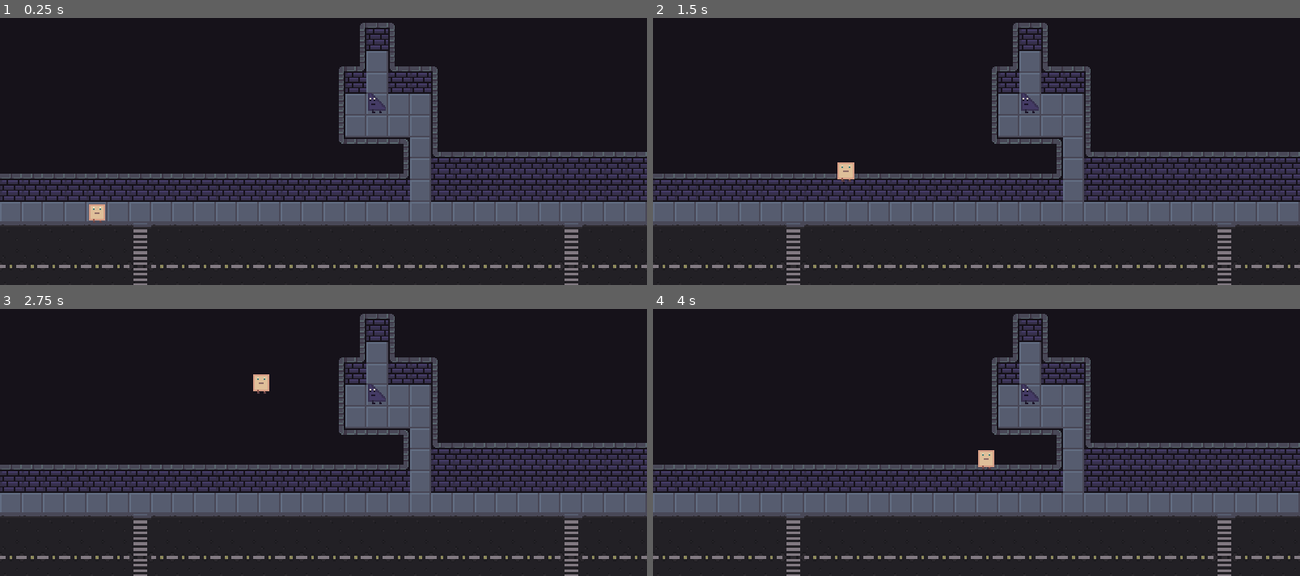
Above: before the commit, frames 1-4 (two rows, left to right).
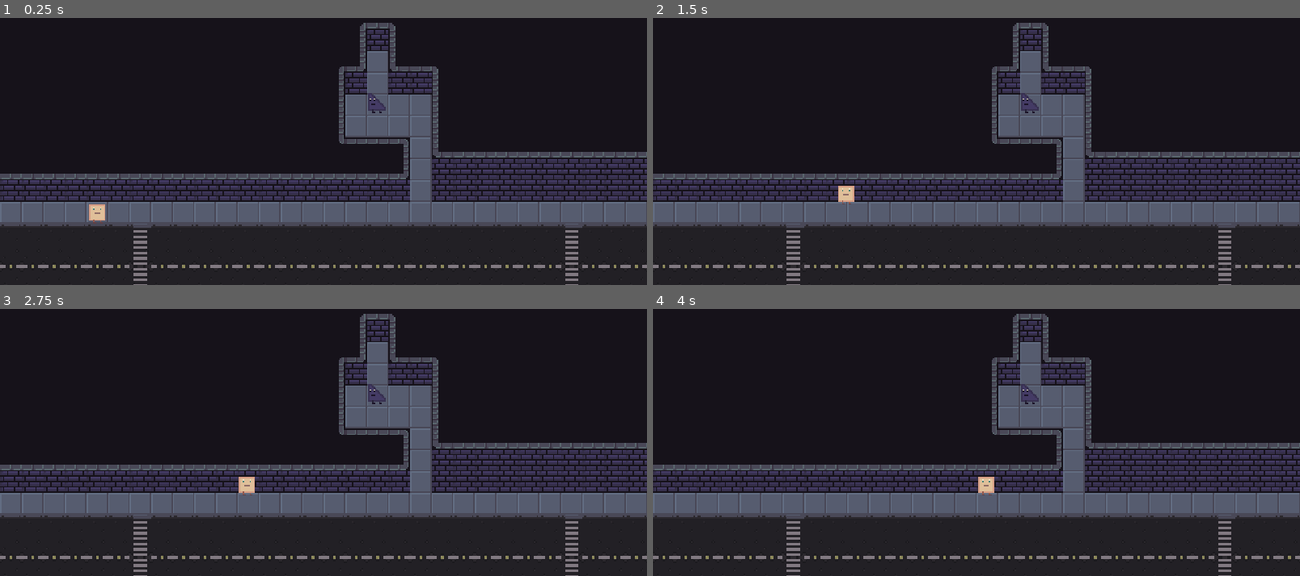
Above: after the commit, the same moments.

Repository: timstapl/gwj-flatland
Game: Godot game, scene res://Sandbox.tscn
Same seed, same stepped clock (60 frames per second), same inputs: the game is played once before the commit and once after it. The project has no main scene, so this scene is started directly.
Inputs (mouse positions are in pixels of both pictures, inside the frame that each line leads up to):
- Up to frame 1 (0.25 s): no input
- Up to frame 2 (1.5 s): tap Enter at 0.5 s; move the mouse to (1118, 84) at 0.52 s; click (1118, 84) at 0.67 s; move the mouse to (847, 122) at 1.27 s; click (847, 122) at 1.42 s
- Up to frame 3 (2.75 s): move the mouse to (388, 314) at 2.02 s; click (388, 314) at 2.17 s
- Up to frame 4 (4 s): move the mouse to (944, 466) at 2.77 s; click (944, 466) at 2.92 s; move the mouse to (1170, 447) at 3.52 s; click (1170, 447) at 3.67 s

The runs differ from the first frame. In frame 1, 2.6% of the frame differs, in the area x 0-100%, y 1-100%; in frame 2, 2.9%; in frame 3, 2.9%; in frame 4, 2.9%.

Commit message:
fix some collision issues

Diff:
--- a/Sandbox.tscn
+++ b/Sandbox.tscn
@@ -1,9 +1,51 @@
-[gd_scene load_steps=6 format=2]
+[gd_scene load_steps=20 format=2]
 
 [ext_resource path="res://Player/Player.tscn" type="PackedScene" id=1]
 [ext_resource path="res://Triad/Triad.tscn" type="PackedScene" id=2]
 [ext_resource path="res://Tilesets/Exterior_01.png" type="Texture" id=3]
 [ext_resource path="res://Sandbox.gd" type="Script" id=4]
+
+[sub_resource type="ConvexPolygonShape2D" id=2]
+points = PoolVector2Array( 0, 0, 16, 0, 16, 16, 0, 16 )
+
+[sub_resource type="ConvexPolygonShape2D" id=3]
+points = PoolVector2Array( 0, 0, 16, 0, 16, 16, 0, 16 )
+
+[sub_resource type="ConvexPolygonShape2D" id=4]
+points = PoolVector2Array( 0, 0, 16, 0, 16, 16, 0, 16 )
+
+[sub_resource type="ConvexPolygonShape2D" id=5]
+points = PoolVector2Array( 0, 0, 16, 0, 16, 16, 0, 16 )
+
+[sub_resource type="ConvexPolygonShape2D" id=14]
+points = PoolVector2Array( 0, 0, 16, 0, 16, 3.91044, 0, 4.0226 )
+
+[sub_resource type="ConvexPolygonShape2D" id=6]
+points = PoolVector2Array( 0, 0, 16, 0, 16, 16, 0, 16 )
+
+[sub_resource type="ConvexPolygonShape2D" id=7]
+points = PoolVector2Array( 0, 0, 16, 0, 16, 16, 0, 16 )
+
+[sub_resource type="ConvexPolygonShape2D" id=8]
+points = PoolVector2Array( 0, 0, 16, 0, 16, 16, 0, 16 )
+
+[sub_resource type="ConvexPolygonShape2D" id=9]
+points = PoolVector2Array( 0, 0, 16, 0, 16, 16, 0, 16 )
+
+[sub_resource type="ConvexPolygonShape2D" id=10]
+points = PoolVector2Array( 0, 0, 16, 0, 16, 16, 0, 16 )
+
+[sub_resource type="ConvexPolygonShape2D" id=11]
+points = PoolVector2Array( 0, 0, 16, 0, 16, 16, 0, 16 )
+
+[sub_resource type="ConvexPolygonShape2D" id=15]
+points = PoolVector2Array( 0, 0, 16, 0, 16, 16, 0, 16 )
+
+[sub_resource type="ConvexPolygonShape2D" id=12]
+points = PoolVector2Array( 0, 0, 16, 0, 16, 16, 0, 16 )
+
+[sub_resource type="ConvexPolygonShape2D" id=13]
+points = PoolVector2Array( 0, 0, 16, 0, 16, 16, 0, 16 )
 
 [sub_resource type="TileSet" id=1]
 0/name = "Exterior_01.png 0"
@@ -30,9 +72,16 @@
 1/navigation_offset = Vector2( 0, 0 )
 1/shape_offset = Vector2( 0, 0 )
 1/shape_transform = Transform2D( 1, 0, 0, 1, 0, 0 )
+1/shape = SubResource( 2 )
 1/shape_one_way = false
-1/shape_one_way_margin = 0.0
-1/shapes = [  ]
+1/shape_one_way_margin = 1.0
+1/shapes = [ {
+"autotile_coord": Vector2( 0, 0 ),
+"one_way": false,
+"one_way_margin": 1.0,
+"shape": SubResource( 2 ),
+"shape_transform": Transform2D( 1, 0, 0, 1, 0, 0 )
+} ]
 1/z_index = 0
 2/name = "Exterior_01.png 2"
 2/texture = ExtResource( 3 )
@@ -44,9 +93,16 @@
 2/navigation_offset = Vector2( 0, 0 )
 2/shape_offset = Vector2( 0, 0 )
 2/shape_transform = Transform2D( 1, 0, 0, 1, 0, 0 )
+2/shape = SubResource( 14 )
 2/shape_one_way = false
-2/shape_one_way_margin = 0.0
-2/shapes = [  ]
+2/shape_one_way_margin = 1.0
+2/shapes = [ {
+"autotile_coord": Vector2( 0, 0 ),
+"one_way": false,
+"one_way_margin": 1.0,
+"shape": SubResource( 14 ),
+"shape_transform": Transform2D( 1, 0, 0, 1, 0, 0 )
+} ]
 2/z_index = 0
 3/name = "Exterior_01.png 3"
 3/texture = ExtResource( 3 )
@@ -58,9 +114,16 @@
 3/navigation_offset = Vector2( 0, 0 )
 3/shape_offset = Vector2( 0, 0 )
 3/shape_transform = Transform2D( 1, 0, 0, 1, 0, 0 )
+3/shape = SubResource( 6 )
 3/shape_one_way = false
-3/shape_one_way_margin = 0.0
-3/shapes = [  ]
+3/shape_one_way_margin = 1.0
+3/shapes = [ {
+"autotile_coord": Vector2( 0, 0 ),
+"one_way": false,
+"one_way_margin": 1.0,
+"shape": SubResource( 6 ),
+"shape_transform": Transform2D( 1, 0, 0, 1, 0, 0 )
+} ]
 3/z_index = 0
 4/name = "Exterior_01.png 4"
 4/texture = ExtResource( 3 )
@@ -72,9 +135,16 @@
 4/navigation_offset = Vector2( 0, 0 )
 4/shape_offset = Vector2( 0, 0 )
 4/shape_transform = Transform2D( 1, 0, 0, 1, 0, 0 )
+4/shape = SubResource( 9 )
 4/shape_one_way = false
-4/shape_one_way_margin = 0.0
-4/shapes = [  ]
+4/shape_one_way_margin = 1.0
+4/shapes = [ {
+"autotile_coord": Vector2( 0, 0 ),
+"one_way": false,
+"one_way_margin": 1.0,
+"shape": SubResource( 9 ),
+"shape_transform": Transform2D( 1, 0, 0, 1, 0, 0 )
+} ]
 4/z_index = 0
 5/name = "Exterior_01.png 5"
 5/texture = ExtResource( 3 )
@@ -86,9 +156,16 @@
 5/navigation_offset = Vector2( 0, 0 )
 5/shape_offset = Vector2( 0, 0 )
 5/shape_transform = Transform2D( 1, 0, 0, 1, 0, 0 )
+5/shape = SubResource( 10 )
 5/shape_one_way = false
-5/shape_one_way_margin = 0.0
-5/shapes = [  ]
+5/shape_one_way_margin = 1.0
+5/shapes = [ {
+"autotile_coord": Vector2( 0, 0 ),
+"one_way": false,
+"one_way_margin": 1.0,
+"shape": SubResource( 10 ),
+"shape_transform": Transform2D( 1, 0, 0, 1, 0, 0 )
+} ]
 5/z_index = 0
 6/name = "Exterior_01.png 6"
 6/texture = ExtResource( 3 )
@@ -100,9 +177,16 @@
 6/navigation_offset = Vector2( 0, 0 )
 6/shape_offset = Vector2( 0, 0 )
 6/shape_transform = Transform2D( 1, 0, 0, 1, 0, 0 )
+6/shape = SubResource( 11 )
 6/shape_one_way = false
-6/shape_one_way_margin = 0.0
-6/shapes = [  ]
+6/shape_one_way_margin = 1.0
+6/shapes = [ {
+"autotile_coord": Vector2( 0, 0 ),
+"one_way": false,
+"one_way_margin": 1.0,
+"shape": SubResource( 11 ),
+"shape_transform": Transform2D( 1, 0, 0, 1, 0, 0 )
+} ]
 6/z_index = 0
 7/name = "Exterior_01.png 7"
 7/texture = ExtResource( 3 )
@@ -114,9 +198,16 @@
 7/navigation_offset = Vector2( 0, 0 )
 7/shape_offset = Vector2( 0, 0 )
 7/shape_transform = Transform2D( 1, 0, 0, 1, 0, 0 )
+7/shape = SubResource( 15 )
 7/shape_one_way = false
-7/shape_one_way_margin = 0.0
-7/shapes = [  ]
+7/shape_one_way_margin = 1.0
+7/shapes = [ {
+"autotile_coord": Vector2( 0, 0 ),
+"one_way": false,
+"one_way_margin": 1.0,
+"shape": SubResource( 15 ),
+"shape_transform": Transform2D( 1, 0, 0, 1, 0, 0 )
+} ]
 7/z_index = 0
 8/name = "Exterior_01.png 8"
 8/texture = ExtResource( 3 )
@@ -128,9 +219,16 @@
 8/navigation_offset = Vector2( 0, 0 )
 8/shape_offset = Vector2( 0, 0 )
 8/shape_transform = Transform2D( 1, 0, 0, 1, 0, 0 )
+8/shape = SubResource( 12 )
 8/shape_one_way = false
-8/shape_one_way_margin = 0.0
-8/shapes = [  ]
+8/shape_one_way_margin = 1.0
+8/shapes = [ {
+"autotile_coord": Vector2( 0, 0 ),
+"one_way": false,
+"one_way_margin": 1.0,
+"shape": SubResource( 12 ),
+"shape_transform": Transform2D( 1, 0, 0, 1, 0, 0 )
+} ]
 8/z_index = 0
 9/name = "Exterior_01.png 9"
 9/texture = ExtResource( 3 )
@@ -142,9 +240,16 @@
 9/navigation_offset = Vector2( 0, 0 )
 9/shape_offset = Vector2( 0, 0 )
 9/shape_transform = Transform2D( 1, 0, 0, 1, 0, 0 )
+9/shape = SubResource( 13 )
 9/shape_one_way = false
-9/shape_one_way_margin = 0.0
-9/shapes = [  ]
+9/shape_one_way_margin = 1.0
+9/shapes = [ {
+"autotile_coord": Vector2( 0, 0 ),
+"one_way": false,
+"one_way_margin": 1.0,
+"shape": SubResource( 13 ),
+"shape_transform": Transform2D( 1, 0, 0, 1, 0, 0 )
+} ]
 9/z_index = 0
 10/name = "Exterior_01.png 10"
 10/texture = ExtResource( 3 )
@@ -156,9 +261,16 @@
 10/navigation_offset = Vector2( 0, 0 )
 10/shape_offset = Vector2( 0, 0 )
 10/shape_transform = Transform2D( 1, 0, 0, 1, 0, 0 )
+10/shape = SubResource( 3 )
 10/shape_one_way = false
-10/shape_one_way_margin = 0.0
-10/shapes = [  ]
+10/shape_one_way_margin = 1.0
+10/shapes = [ {
+"autotile_coord": Vector2( 0, 0 ),
+"one_way": false,
+"one_way_margin": 1.0,
+"shape": SubResource( 3 ),
+"shape_transform": Transform2D( 1, 0, 0, 1, 0, 0 )
+} ]
 10/z_index = 0
 11/name = "Exterior_01.png 11"
 11/texture = ExtResource( 3 )
@@ -170,9 +282,16 @@
 11/navigation_offset = Vector2( 0, 0 )
 11/shape_offset = Vector2( 0, 0 )
 11/shape_transform = Transform2D( 1, 0, 0, 1, 0, 0 )
+11/shape = SubResource( 4 )
 11/shape_one_way = false
-11/shape_one_way_margin = 0.0
-11/shapes = [  ]
+11/shape_one_way_margin = 1.0
+11/shapes = [ {
+"autotile_coord": Vector2( 0, 0 ),
+"one_way": false,
+"one_way_margin": 1.0,
+"shape": SubResource( 4 ),
+"shape_transform": Transform2D( 1, 0, 0, 1, 0, 0 )
+} ]
 11/z_index = 0
 12/name = "Exterior_01.png 12"
 12/texture = ExtResource( 3 )
@@ -184,9 +303,16 @@
 12/navigation_offset = Vector2( 0, 0 )
 12/shape_offset = Vector2( 0, 0 )
 12/shape_transform = Transform2D( 1, 0, 0, 1, 0, 0 )
+12/shape = SubResource( 5 )
 12/shape_one_way = false
-12/shape_one_way_margin = 0.0
-12/shapes = [  ]
+12/shape_one_way_margin = 1.0
+12/shapes = [ {
+"autotile_coord": Vector2( 0, 0 ),
+"one_way": false,
+"one_way_margin": 1.0,
+"shape": SubResource( 5 ),
+"shape_transform": Transform2D( 1, 0, 0, 1, 0, 0 )
+} ]
 12/z_index = 0
 13/name = "Exterior_01.png 13"
 13/texture = ExtResource( 3 )
@@ -478,9 +604,16 @@
 33/navigation_offset = Vector2( 0, 0 )
 33/shape_offset = Vector2( 0, 0 )
 33/shape_transform = Transform2D( 1, 0, 0, 1, 0, 0 )
+33/shape = SubResource( 7 )
 33/shape_one_way = false
-33/shape_one_way_margin = 0.0
-33/shapes = [  ]
+33/shape_one_way_margin = 1.0
+33/shapes = [ {
+"autotile_coord": Vector2( 0, 0 ),
+"one_way": false,
+"one_way_margin": 1.0,
+"shape": SubResource( 7 ),
+"shape_transform": Transform2D( 1, 0, 0, 1, 0, 0 )
+} ]
 33/z_index = 0
 34/name = "Exterior_01.png 34"
 34/texture = ExtResource( 3 )
@@ -506,9 +639,16 @@
 35/navigation_offset = Vector2( 0, 0 )
 35/shape_offset = Vector2( 0, 0 )
 35/shape_transform = Transform2D( 1, 0, 0, 1, 0, 0 )
+35/shape = SubResource( 8 )
 35/shape_one_way = false
-35/shape_one_way_margin = 0.0
-35/shapes = [  ]
+35/shape_one_way_margin = 1.0
+35/shapes = [ {
+"autotile_coord": Vector2( 0, 0 ),
+"one_way": false,
+"one_way_margin": 1.0,
+"shape": SubResource( 8 ),
+"shape_transform": Transform2D( 1, 0, 0, 1, 0, 0 )
+} ]
 35/z_index = 0
 36/name = "Exterior_01.png 36"
 36/texture = ExtResource( 3 )
--- a/project.godot
+++ b/project.godot
@@ -24,7 +24,7 @@
 window/size/height=270
 window/size/test_width=960
 window/size/test_height=540
-window/stretch/mode="2d"
+window/stretch/mode="viewport"
 window/stretch/aspect="keep"
 
 [rendering]
